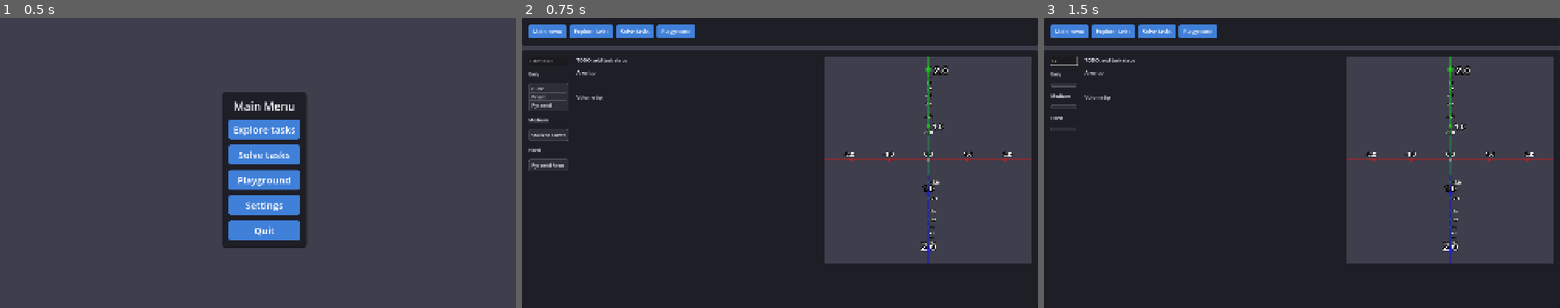
Above: before the commit, frames 1-3 (left to right).
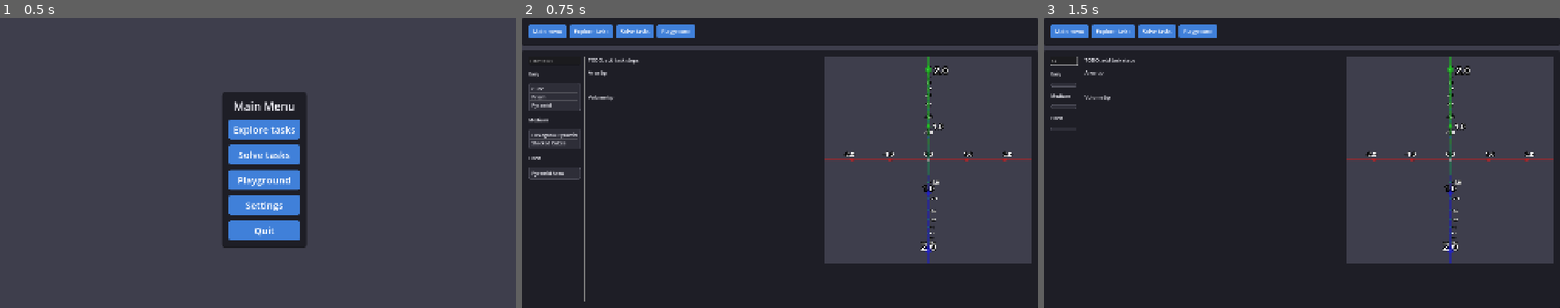
Above: after the commit, the same moments.

Repository: Paraross/geo-app
Game: Godot game, scene res://scenes/main.tscn
Two runs of this game, one before a commit and one after it. Both use one fixed random seed, a clock stepped at 60 frames per second and the inputs below.
Inputs (mouse positions are in pixels of both pictures, inside the frame that each line leads up to):
- Up to frame 1 (0.5 s): no input
- Up to frame 2 (0.75 s): click "Explore tasks" at 0.5 s
- Up to frame 3 (1.5 s): click (1069, 61) at 1.27 s; type "12" at 1.35 s

Frame 1 is identical in both runs. In frame 2, 1.0% of the frame differs, in the area x 1-23%, y 13-98%; in frame 3, nothing differs.

Commit message:
Add hexagonal pyramid task

Diff:
--- /dev/null
+++ b/scenes/figures/hex_pyramid.tscn
@@ -0,0 +1,11 @@
+[gd_scene load_steps=2 format=3 uid="uid://44cguxubiww6"]
+
+[ext_resource type="Script" uid="uid://chq0nlcxgffab" path="res://scripts/figures/hex_pyramid.gd" id="1_s0iq4"]
+
+[node name="HexPyramid" type="Area3D"]
+script = ExtResource("1_s0iq4")
+metadata/_custom_type_script = "uid://chq0nlcxgffab"
+
+[node name="CollisionShape3D" type="CollisionShape3D" parent="."]
+
+[node name="MeshInstance3D" type="MeshInstance3D" parent="."]
--- /dev/null
+++ b/scenes/tasks/hexagonal_pyramid_task.tscn
@@ -0,0 +1,10 @@
+[gd_scene load_steps=3 format=3 uid="uid://ck73mh021fb3k"]
+
+[ext_resource type="Script" uid="uid://bykgm1qaqso6m" path="res://scripts/tasks/hexagonal_pyramid_task.gd" id="1_wpd10"]
+[ext_resource type="PackedScene" uid="uid://44cguxubiww6" path="res://scenes/figures/hex_pyramid.tscn" id="2_wpd10"]
+
+[node name="HexagonalPyramidTask" type="Node3D"]
+script = ExtResource("1_wpd10")
+metadata/_custom_type_script = "uid://bykgm1qaqso6m"
+
+[node name="HexPyramid" parent="." instance=ExtResource("2_wpd10")]
--- /dev/null
+++ b/scripts/figures/hex_pyramid.gd
@@ -0,0 +1,58 @@
+class_name HexPyramid
+extends Polyhedron
+
+var base_side_length: float:
+	set(value):
+		base_side_length = value
+		scale_vertices()
+		change_properties()
+
+var height: float:
+	set(value):
+		height = value
+		scale_vertices()
+		change_properties()
+
+
+func _ready() -> void:
+	vertices = Poly.HEX_PYRAMID_VERTICES.duplicate()
+	super._ready()
+
+
+func scale() -> Vector3:
+	return Vector3(base_side_length, height, base_side_length)
+
+
+func area() -> float:
+	return base_area() + 6.0 * lateral_triangle_area()
+
+
+func volume() -> float:
+	return base_area() * height / 3.0
+
+
+func base_area() -> float:
+	return 6.0 * base_triangle_area()
+
+
+func lateral_triangle_area() -> float:
+	return base_side_length * lateral_triangle_height()
+
+
+func lateral_triangle_height() -> float:
+	return sqrt(base_triangle_height() ** 2 / 4.0 + height ** 2)
+
+
+func base_triangle_area() -> float:
+	return base_side_length * base_triangle_height()
+
+
+func base_triangle_height() -> float:
+	# sqrt(3.0) / 2.0
+	return 0.866025 * base_side_length
+
+
+func scale_vertices() -> void:
+	var s := scale()
+	for i in vertices.size():
+		vertices[i] = Poly.HEX_PYRAMID_VERTICES[i] * s
--- a/scripts/global/poly.gd
+++ b/scripts/global/poly.gd
@@ -37,6 +37,16 @@
 	Vector3(-1, -1, -1),
 ]
 
+const HEX_PYRAMID_VERTICES: PackedVector3Array = [
+	Vector3(0, 0.5, 0),
+	Vector3(-0.5, -0.5, -0.866025),
+	Vector3(-1.0, -0.5, 0.0),
+	Vector3(-0.5, -0.5, 0.866025),
+	Vector3(0.5, -0.5, 0.866025),
+	Vector3(1.0, -0.5, -0.0),
+	Vector3(0.5, -0.5, -0.866026),
+]
+
 
 func are_valid_polyhedron_vertices(
 		vertices: PackedVector3Array,
--- /dev/null
+++ b/scripts/tasks/hexagonal_pyramid_task.gd
@@ -0,0 +1,49 @@
+class_name HexagonalPyramidTask
+extends Task
+
+var base_side_length: TaskFloatValue = TaskFloatValue.with_min_max(1.0, 5.0) \
+.with_on_set(func() -> void: pyramid.base_side_length = base_side_length.value)
+var height: TaskFloatValue = TaskFloatValue.with_min_max(1.0, 5.0) \
+.with_on_set(func() -> void: pyramid.height = height.value)
+
+@onready var pyramid: HexPyramid = $HexPyramid
+
+
+func difficulty() -> Global.TaskDifficulty:
+	return Global.TaskDifficulty.MEDIUM
+
+
+func description() -> String:
+	return "Prism with base side length: {Base side length}, height: {Height}"
+
+
+func values() -> Dictionary[String, TaskFloatValue]:
+	return {
+		"Base side length": base_side_length,
+		"Height": height,
+	}
+
+
+func area_tip() -> String:
+	return "A prism's total area is base area + side triangles area"
+
+
+func volume_tip() -> String:
+	return "A prism's volume is base area × height ÷ 3"
+
+
+func steps() -> Array[Step]:
+	return [
+		Step.new(
+			"Calculate base area",
+			"A cube's area is side × side",
+			0,
+			pyramid.base_area,
+		),
+		Step.new(
+			"Calculate volume",
+			"A prism's volume is base area × height ÷ 3",
+			1,
+			pyramid.volume,
+		),
+	]
Not shown, added: scripts/figures/hex_pyramid.gd.uid
Not shown, added: scripts/tasks/hexagonal_pyramid_task.gd.uid
